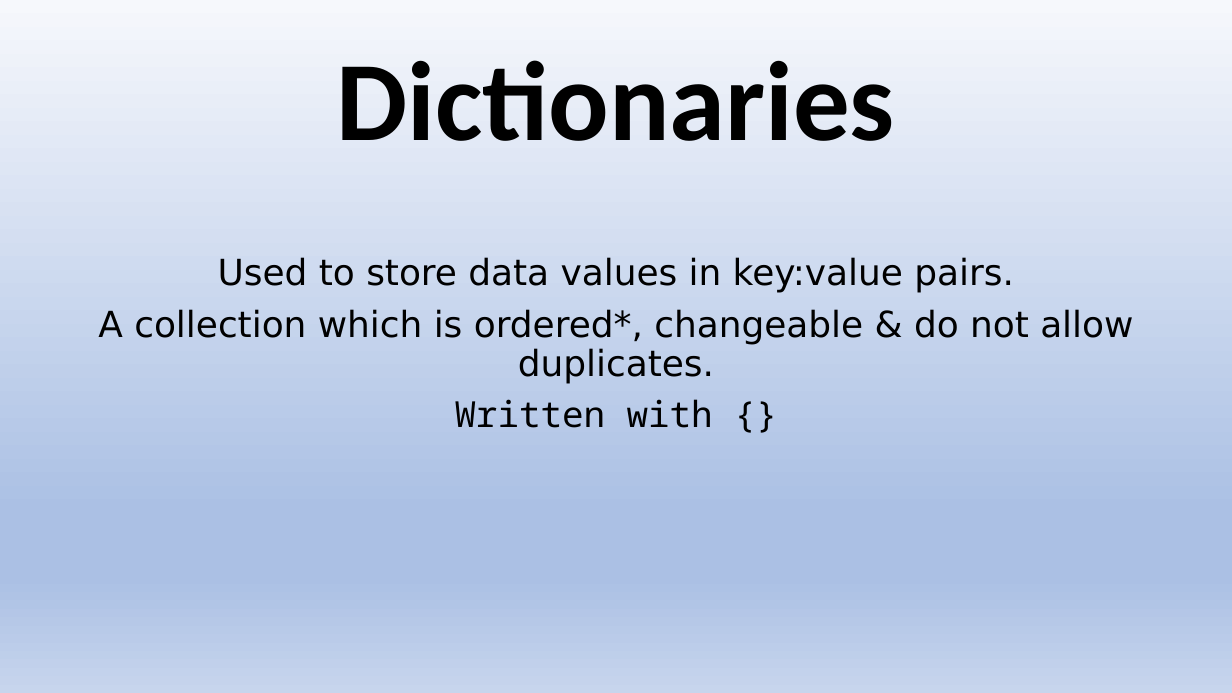
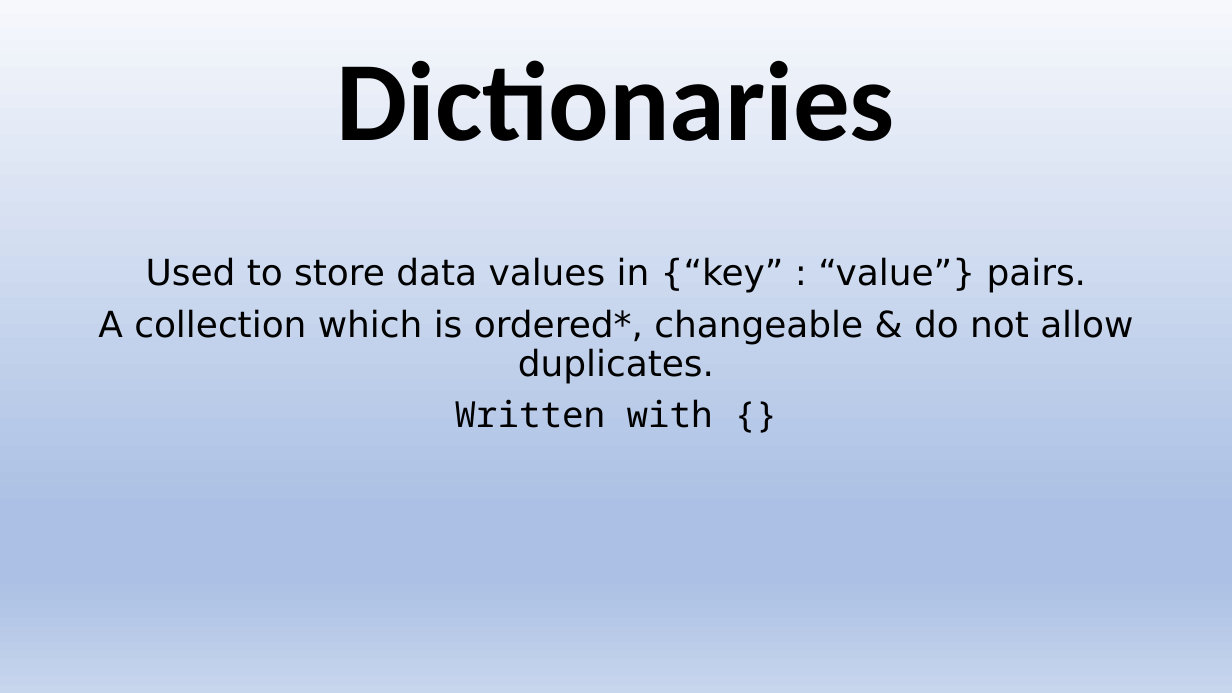
Before and after one commit to torres11991/dap-curriculum, a slide deck: slide 3 of Section06/week2day2.pptx. Drawn at 1232x693 pixels with LibreOffice and Linux fonts; fonts in the diff are those of the drawing. Boxes give left, top, right and bottom in pixels: in the first picture for what was removed or moved away, otherwise in the second. Text is boxed around its words. In the diff, an @@ line names an element or a change of style, - is before the commit and + after.

```diff
--- a/Section06/week2day2.pptx
+++ b/Section06/week2day2.pptx
@@ text at [146, 257, 1087, 293]: text changed @@
-Used to store data values in key:value pairs.
+Used to store data values in {“key” : “value”} pairs.
```
Also in this commit, not shown: 2 other slides changed, 1 other file.
